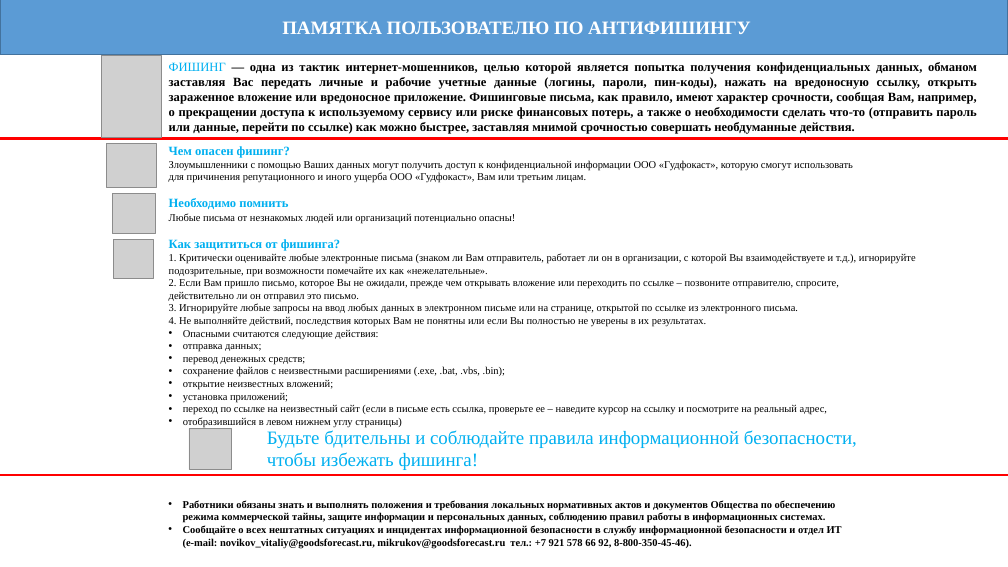
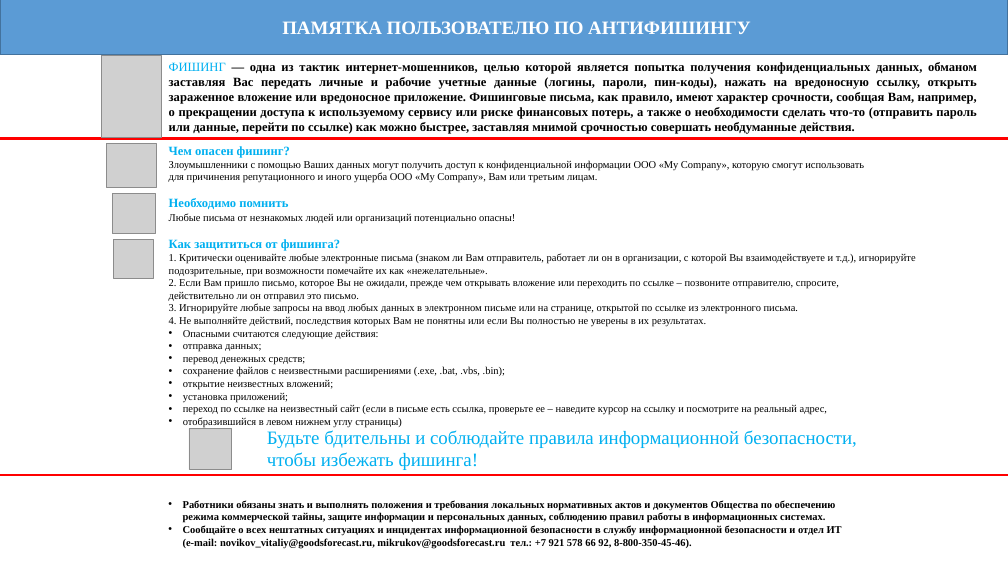
Before and after one commit to vit81g/CISO, a slide deck: slide 1 of Documentation/IS_training_users/антифишинг.pptx. Drawn at 1008x567 pixels with LibreOffice and Linux fonts; fonts in the diff are those of the drawing; grey boxes stand for pictures. Boxes give left, top, right and bottom in pixels: in the first picture for what was removed or moved away, otherwise in the second. Text is boxed around its words. In the diff, an @@ line names an element or a change of style, - is before the commit and + after.

Commit message:
update_no_company

```diff
--- a/Documentation/IS_training_users/антифишинг.pptx
+++ b/Documentation/IS_training_users/антифишинг.pptx
@@ text at (169,160,864,183): text changed @@
-Злоумышленники с помощью Ваших данных могут получить доступ к конфиденциальной информации ООО «Гудфокаст», которую смогут использовать
-для причинения репутационного и иного ущерба ООО «Гудфокаст», Вам или третьим лицам.
+Злоумышленники с помощью Ваших данных могут получить доступ к конфиденциальной информации ООО «My Company», которую смогут использовать
+для причинения репутационного и иного ущерба ООО «My Company», Вам или третьим лицам.
```
Also in this commit, not shown: 35 other files.
